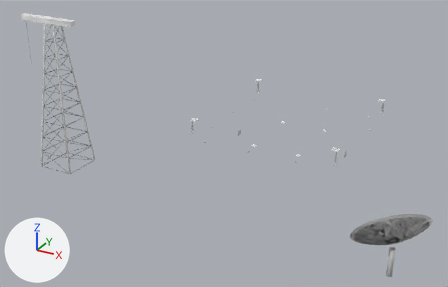
Before and after pictures for a commit that changed the glTF model crates/client/assets/models/proving/range_steel.glb.
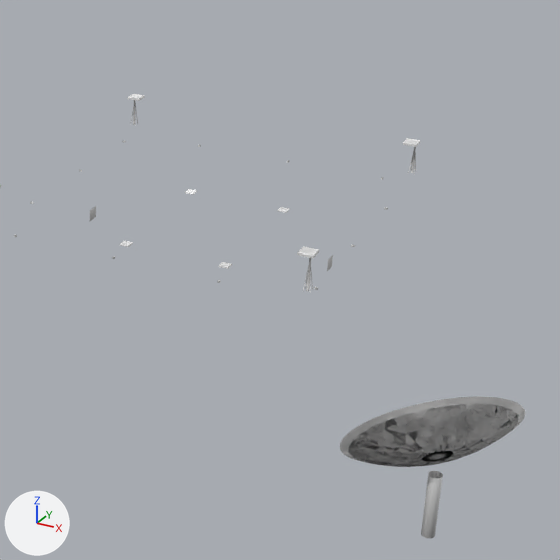
There are two pictures of each version: one whole from a 50 mm camera at (75.3, -184.7, 87.6) aimed at (-9.1, -31.4, 10.9), one close up on the part from 44% to 100% of the width and 13% to 100% of the height. Arrows for +X, +Y and +Z are at lower left; the lights stay in place. The first two pictures are the older version. Vertices at exactly the same position are counted once.

In view in the first close-up: 'steel'.
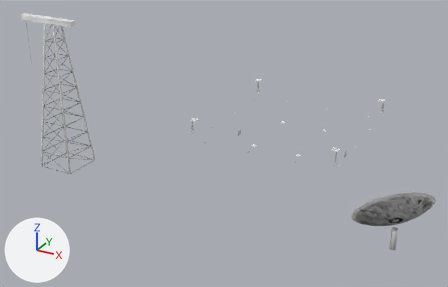
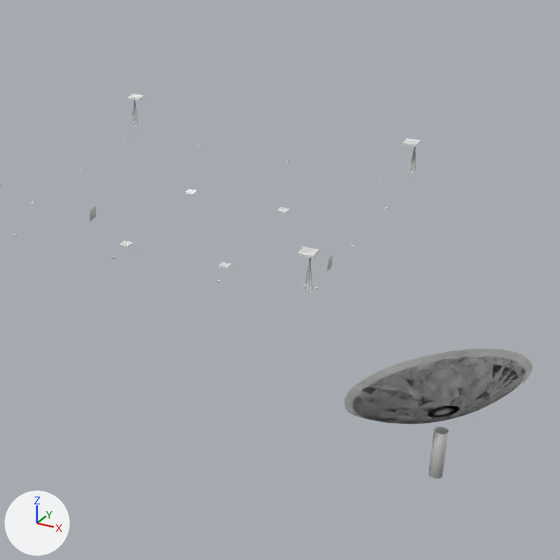
Pixel boxes (x1, y1, x2, y2) of what changed, in the close-ups (560 x 560 px; the box of a moved part takes in the faces that stretch with it):
'steel', reshaped
    before: (0, 94, 525, 538)
    after: (0, 94, 533, 478)
part 1 of me_steel, moved or reshaped
    before: (421, 471, 443, 538)
    after: (428, 427, 449, 478)
part 2 of me_steel, moved or reshaped
    before: (340, 396, 525, 467)
    after: (344, 349, 533, 424)

The change, as a list of edits to the scene's bpy script:
```text
Change me_steel:
    where me_steel.from_pydata(...)  # 1776 vertices, 2676 faces; spans x -70.0..58.7, y -71.3..25.2, z -0.1..47.6
    used by ob_steel; location = (0.0, 0.0, 0.0)
    me_steel part 1: the loose piece of 20 vertices spanning x 51.3..52.7, y -66.7..-65.3, z 5.0..12.0 is scaled about its middle by (1, 1, 0.714), then moved by (0.0, 0.0, 6.0)
    me_steel part 2: the loose piece of 193 vertices spanning x 42.8..58.7, y -71.3..-57.4, z 8.5..22.7 is moved by (0.0, 0.0, 5.0)
```
